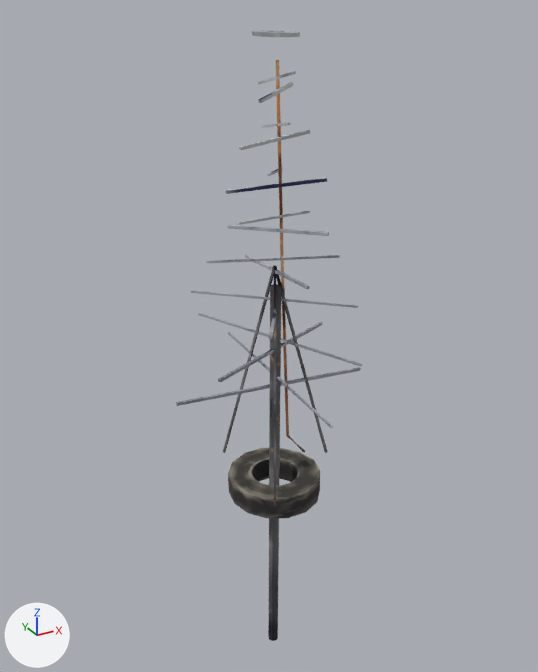
Before and after pictures for a commit that changed the glTF model art/models/ScrapTreeAntenna/ScrapTreeAntenna.glb.
Rendered twice from a 50 mm camera at (-8.13, -14.47, 11.47) aimed at (0.13, 0.54, 3.96). Every picture has the same lights, and +X, +Y and +Z are marked at lower left. The first picture is the older version. Vertices at exactly the same position are counted once.

Names of what the first picture shows: 'Cable', 'Elements', 'Mast', 'Tyre'.
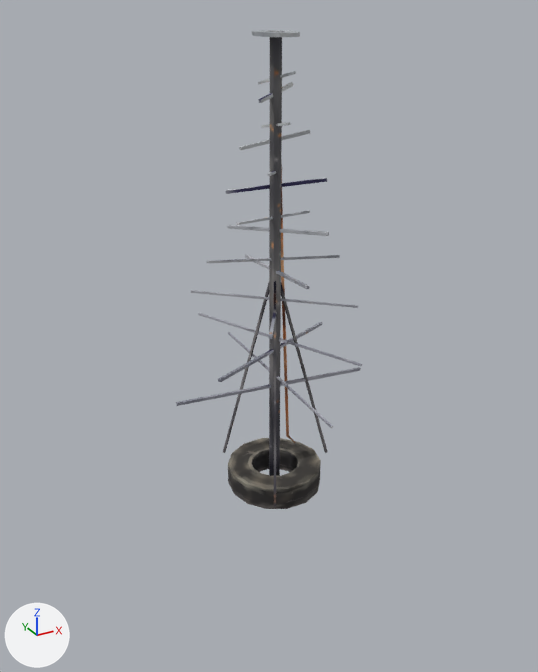
Boxes [x1, y1, x2, y2] around the edits, measured in the pictures (538 x 672 px; the box of a moved part takes in the faces that stretch with it):
'Mast', reshaped (25% taller)
    before: [223, 265, 328, 641]
    after: [223, 37, 328, 506]
'Tyre', reshaped
    before: [228, 448, 320, 518]
    after: [228, 438, 321, 509]
part 1 of me_mast, moved or reshaped
    before: [268, 284, 281, 641]
    after: [269, 37, 282, 476]

The change, as a diff of the scene's bpy script:
```diff
--- a/art/models/ScrapTreeAntenna/ScrapTreeAntenna.glb.py
+++ b/art/models/ScrapTreeAntenna/ScrapTreeAntenna.glb.py
@@ me_mast @@
 # used by ob_mast; location = (0.0, 0.0, 0.0)
-me_mast.from_pydata(...)  # 40 vertices, 64 faces; spans x -0.85..1.65, y -1.43..1.41, z -5.53..5.99
+me_mast.from_pydata(...)  # 40 vertices, 64 faces; spans x -0.85..1.65, y -1.43..1.41, z -0.03..11.0
+# me_mast part 1: the loose piece of 16 vertices spanning x -0.15..0.14, y -0.15..0.17, z -5.53..5.49 is multiplied about its middle by the matrix ((1.0, 0.011, -0.003), (-0.011, 1.0, 0.002), (0.003, -0.002, 1.0)), then moved by (0.0, -0.01, 5.5)
 me_mast.materials.append(mat_mast)
@@ me_tyre @@
 # used by ob_tyre; location = (0.0, 0.0, 0.0)
-me_tyre.from_pydata(...)  # 56 vertices, 112 faces; spans x -1.2..1.2, y -1.18..1.2, z -0.34..0.31
+me_tyre.from_pydata(...)  # 56 vertices, 112 faces; spans x -1.2..1.21, y -1.18..1.21, z -0.03..0.62
+# me_tyre part 2: 56 of 56 vertices moved; they spanned x -1.2..1.2, y -1.18..1.2, z -0.34..0.31 and now span x -1.2..1.21, y -1.18..1.21, z -0.03..0.62; mean shift (0.0, 0.01, 0.3)
 me_tyre.materials.append(mat_tyre)
```
